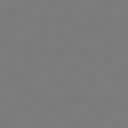
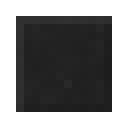
Layer changes from the first 128 × 128 image to the second:
added layer "Capa 1" (6%) above "Capa 2" over [16, 16, 112, 112]
"Capa 2": opacity 100% → 12%, blend luminosity → normal, painted on it over [0, 0, 128, 128]
added layer "Capa 3" over [16, 16, 112, 112]
